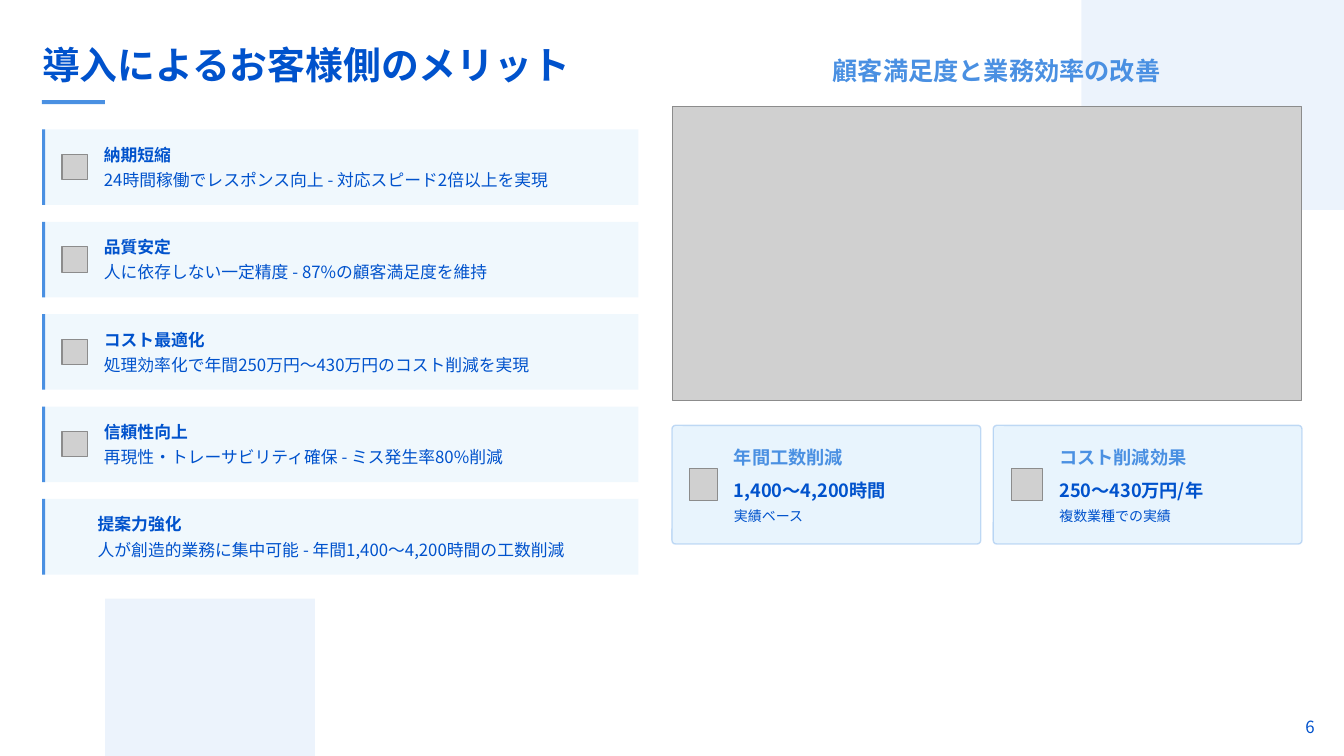
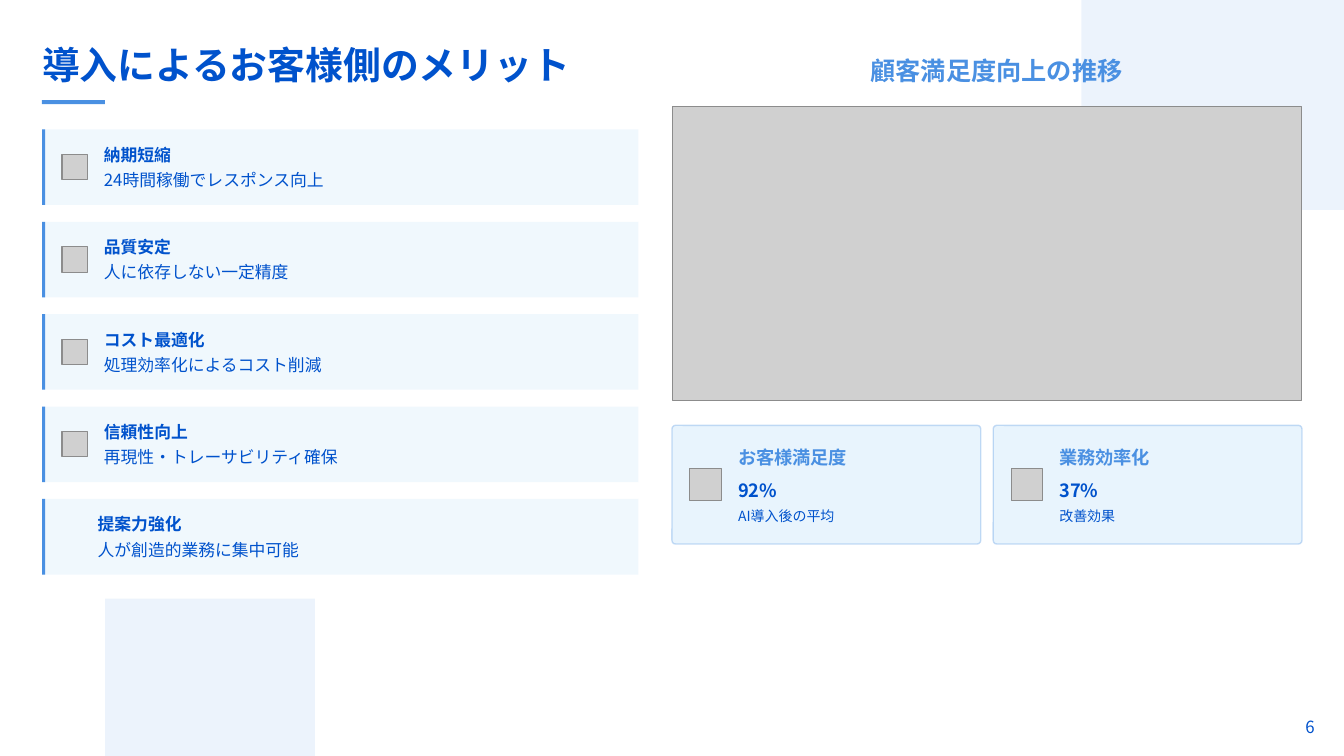
Before and after one commit to ryo-aien/document, a slide deck: slide 6 of 06_ビジネス/04_AI導入提案テンプレート.pptx. Drawn at 1344x756 pixels with LibreOffice and Linux fonts; fonts in the diff are those of the drawing; grey boxes stand for pictures; background and template pictures are left out. Boxes give left, top, right and bottom in pixels: in the first picture for what was removed or moved away, otherwise in the second. Text is boxed around its words. In the diff, an @@ line names an element or a change of style, - is before the commit and + after.

```diff
--- a/06_ビジネス/04_AI導入提案テンプレート.pptx
+++ b/06_ビジネス/04_AI導入提案テンプレート.pptx
@@ text at (x1=870, y1=58, x2=1122, y2=83): text changed @@
-顧客満足度と業務効率の改善
+顧客満足度向上の推移
@@ text removed at (x1=104, y1=171, x2=548, y2=188) @@
-24時間稼働でレスポンス向上 - 対応スピード2倍以上を実現
@@ text at (x1=104, y1=264, x2=289, y2=280): text changed @@
-人に依存しない一定精度 - 87%の顧客満足度を維持
+人に依存しない一定精度
@@ text at (x1=104, y1=357, x2=322, y2=373): text changed @@
-処理効率化で年間250万円〜430万円のコスト削減を実現
+処理効率化によるコスト削減
@@ text at (x1=104, y1=449, x2=338, y2=465): text changed @@
-再現性・トレーサビリティ確保 - ミス発生率80%削減
+再現性・トレーサビリティ確保
@@ text at (x1=738, y1=448, x2=847, y2=466): text changed @@
-年間工数削減
+お客様満足度
@@ text removed at (x1=1059, y1=448, x2=1186, y2=466) @@
-コスト削減効果
@@ text added at (x1=1059, y1=448, x2=1150, y2=466), 13 pt, text #4A90E2, bold @@
+業務効率化
@@ picture resized from (x1=690, y1=469, x2=717, y2=500) to (x1=690, y1=469, x2=721, y2=500) @@
@@ text removed at (x1=734, y1=481, x2=886, y2=501) @@
-1,400〜4,200時間
@@ text removed at (x1=734, y1=509, x2=803, y2=522) @@
-実績ベース
@@ text added at (x1=738, y1=483, x2=777, y2=498), 13 pt, text #0052CC, bold @@
+92%
@@ text added at (x1=738, y1=509, x2=834, y2=522), 10 pt, text #0052CC @@
+AI導入後の平均
@@ text removed at (x1=1059, y1=481, x2=1203, y2=501) @@
-250〜430万円/年
@@ text removed at (x1=1059, y1=509, x2=1171, y2=522) @@
-複数業種での実績
@@ text added at (x1=1059, y1=483, x2=1098, y2=498), 13 pt, text #0052CC, bold @@
+37%
@@ text added at (x1=1059, y1=509, x2=1115, y2=522), 10 pt, text #0052CC @@
+改善効果
@@ text at (x1=98, y1=542, x2=299, y2=558): text changed @@
-人が創造的業務に集中可能 - 年間1,400〜4,200時間の工数削減
+人が創造的業務に集中可能
```
Also in this commit, not shown: 7 other slides changed.
